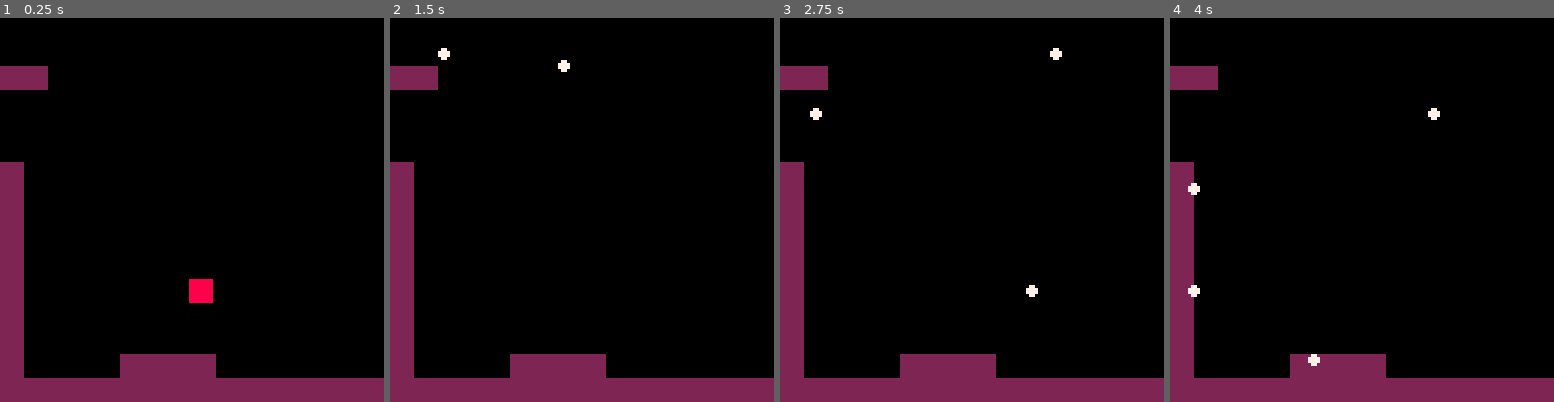
Above: before the commit, frames 1-4 (left to right).
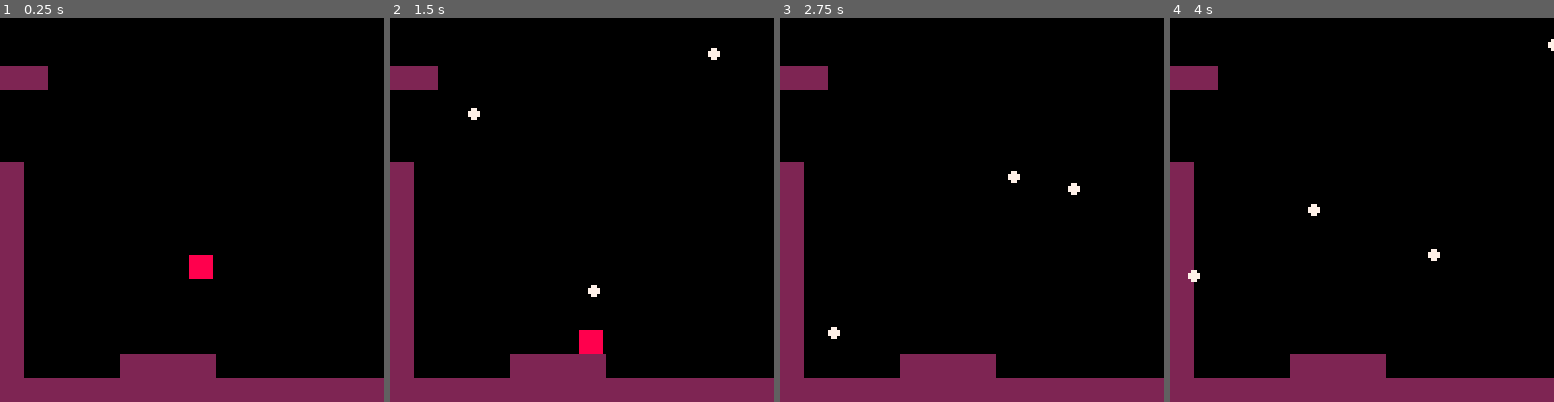
Above: after the commit, the same moments.

Repository: alfonzm/pongknights-p8
Game: PICO-8 cartridge main.p8
Same seed, same stepped clock (60 frames per second), same inputs: the game is played once before the commit and once after it.
Inputs:
- Up to frame 1 (0.25 s): no input
- Up to frame 2 (1.5 s): tap X (X key) at 0.33, 1.07 s
- Up to frame 3 (2.75 s): hold Right 1.6-2.1 s; tap X (X key) at 1.85 s; hold Up 2.15-2.42 s; hold Right from 2.47 s (still down)
- Up to frame 4 (4 s): tap X (X key) at 2.97 s; release Right at 3.03 s; hold Left 3.08-3.58 s; hold Down 3.63-3.97 s

The runs differ from the first frame. In frame 1, 0.8% of the frame differs, in the area x 49-56%, y 61-75%; in frame 2, 0.8%; in frame 3, 0.4%; in frame 4, 0.5%.

Commit message:
simple collision

Diff:
--- a/game.lua
+++ b/game.lua
@@ -1,5 +1,5 @@
 function _init()
-    gravity = 3
+    gravity = 1
     timer = 0
 
     pdl = false
@@ -9,7 +9,7 @@
     add(entities, player)
 end
 
-function _update()
+function _update60()
     timer = timer + 1
 
     if timer % 20 == 0 then
@@ -35,8 +35,22 @@
     return b:intersectsRect(px, py, px2 + 1, py2 + 1)
 end
 
-function isSolid(tx, ty)
-    return fget(mget(tx, ty), 0)
+-- px, py are pixel coordinates
+function isSolid(px, py)
+    return fget(mget(px \ 8, py \ 8), 0)
+end
+
+-- dx, dy = how many pixels the aabb would move
+function isCollidingTile(obj, dx, dy)
+    local x1, y1, x2, y2 = obj:getAabb()
+    x1 += dx
+    y1 += dy
+    x2 += dx
+    y2 += dy
+    return isSolid(x1, y1)
+        or isSolid(x2 - 1, y1)
+        or isSolid(x1, y2 - 1)
+        or isSolid(x2 - 1, y2 - 1)
 end
 
 function _draw()
--- a/player.lua
+++ b/player.lua
@@ -1,34 +1,26 @@
 player = gameobject:new({
     x = 63,
     y = 63,
-    w = 4,
-    h = 8,
-    spd = 3,
+    spd = 2,
     dx = 0,
     dy = 0,
 
     collider = {
-        ox = -6,
-        oy = -6,
-        w = 18,
-        h = 18,
+        ox = 0,
+        oy = 0,
+        w = 8,
+        h = 8,
     },
 
     update = function(self)
-        local mx, my = 0, 0
-
+        self.dx = 0
         self.dy = gravity
 
         if btn(1) then
             self.dx = 1
-            mx = 1
         elseif btn(0) then
             self.dx = -1
-            mx = -1
         end
-
-        -- gravity
-        my = self.dy
 
         -- move up/down (topdown)
         -- if btn(3) then
@@ -39,12 +31,26 @@
         --     my = -1
         -- end
 
-        local len = sqrt(mx * mx + my * my)
+        -- -- topdown movement
+        -- local len = sqrt(mx * mx + my * my)
+        -- if len > 0 and not pdl then
+        --     self.x += mx / len * self.spd
+        --     self.y += my / len * self.spd
+        -- end
 
-        if len > 0 and not pdl then
-            self.x += mx / len * self.spd
-            self.y += my / len * self.spd
+        local mx = self.dx * self.spd
+        local my = self.dy
+
+        if isCollidingTile(self, mx, 0) then
+            mx = 0
         end
+        if isCollidingTile(self, 0, my) then
+            my = 0
+            self.dy = 0
+        end
+
+        self.x += mx
+        self.y += my
     end,
 
     draw = function(self)
